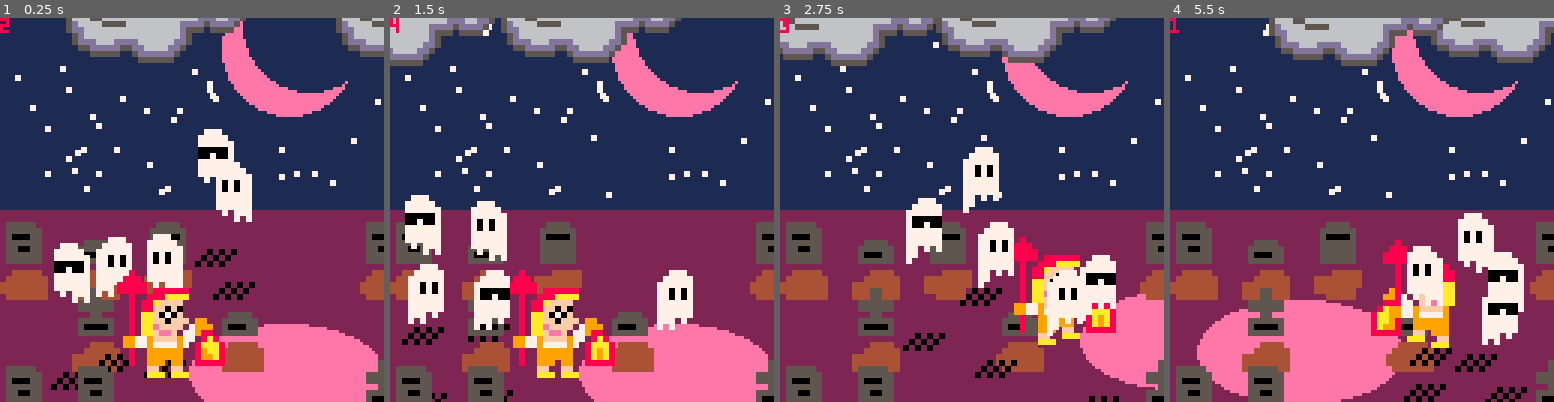
Above: before the commit, frames 1-4 (left to right).
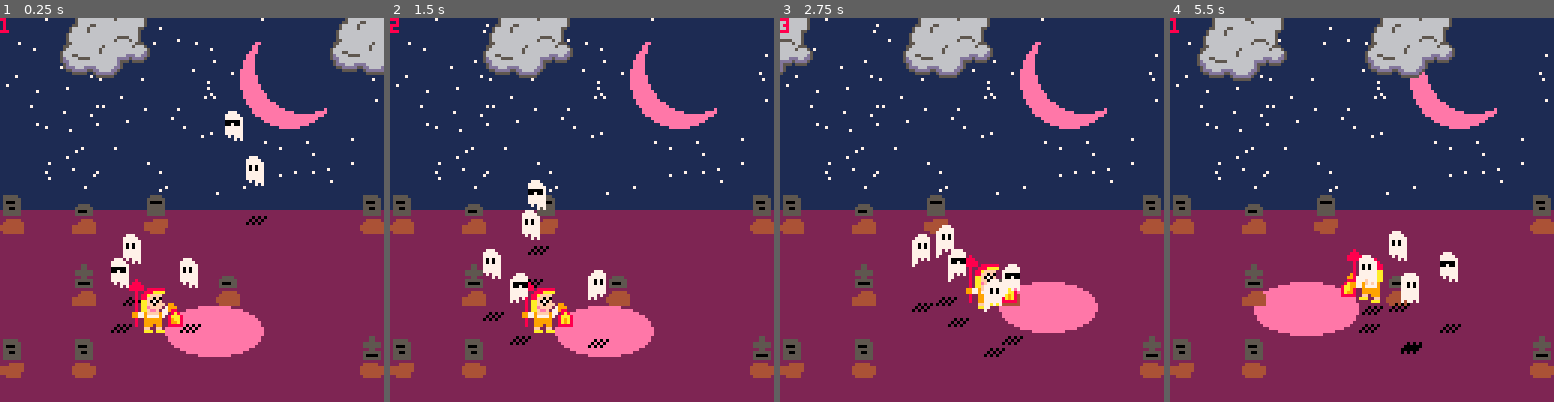
Above: after the commit, the same moments.

Repository: cmoles/ghost-hunter
Game: PICO-8 cartridge ghost_hunter.p8
Same seed, same stepped clock (60 frames per second), same inputs: the game is played once before the commit and once after it.
Inputs:
- Up to frame 1 (0.25 s): no input
- Up to frame 2 (1.5 s): tap X (X key) at 0.33, 1.07 s; tap O (Z key) at 0.7 s
- Up to frame 3 (2.75 s): hold Right 1.6-2.1 s; tap O (Z key) at 1.7, 2.1, 2.5 s; tap X (X key) at 1.85 s; hold Up 2.15-2.42 s; hold Right from 2.47 s (still down)
- Up to frame 4 (5.5 s): tap O (Z key) every 0.4 s from 2.9 to 5.3 s; tap X (X key) at 2.97, 4.08, 5.2 s; release Right at 3.03 s; hold Left 3.08-3.58 s; hold Down 3.63-3.97 s; hold Right 4.02-4.68 s; hold Up 4.73-5.03 s; hold Left from 5.08 s (still down)

The runs differ from the first frame. In frame 1, 38% of the frame differs, in the area x 0-100%, y 0-100%; in frame 2, 38%; in frame 3, 37%; in frame 4, 42%.

Commit message:
add zoom function

Diff:
--- a/ghost_hunter.p8
+++ b/ghost_hunter.p8
@@ -33,6 +33,8 @@
 	sprites={}
 
 	cemetary=cemetary_init()
+	cemetary:generate_graves()
+	cemetary:zoom_init(8)
 
 	player=player_new()
 	player:init()
@@ -1352,58 +1354,64 @@
 		graves={},
 	}
 
-	for j=0,num_grave_cols do
-		for k=0,num_grave_rows-1 do
-			local x=12*j*scalar
-			local y=50+12*k*scalar
-			local f=rnd({10,11,12,13})
-			local d=rnd({26,27,28,29})
-			local h=grave_height(f)
-			if on_path(j,k) then
-			elseif rnd(1)<0.4 then
-			else
-				add(world.graves,{
-					f=f,
-					x=x,
-					y=y,
-					d=d,
-					h=h,
-					--open=rnd(1)<0.2,
-					open=false,
-					update=update_grave,
-					draw=draw_grave,
-					draw_boundary=draw_grave_boundary,
-					draw_shadow=draw_grave_shadow,
+	function world:generate_graves()
+		for j=0,num_grave_cols do
+			for k=0,num_grave_rows-1 do
+				local x=12*j*scalar
+				local y=50+12*k*scalar
+				local f=rnd({10,11,12,13})
+				local d=rnd({26,27,28,29})
+				local h=grave_height(f)
+				if on_path(j,k) then
+				elseif rnd(1)<0.4 then
+				else
+					add(world.graves,{
+						f=f,
+						x=x,
+						y=y,
+						d=d,
+						h=h,
+						--open=rnd(1)<0.2,
+						open=false,
+						update=update_grave,
+						draw=draw_grave,
+						draw_boundary=draw_grave_boundary,
+						draw_shadow=draw_grave_shadow,
+					})
+				end
+			end
+		end
+
+		foreach(world.graves,function(g)
+			add(sprites,g)
+		end)
+	end
+
+	function world:init_clouds()
+		for i=1,num_clouds do
+			local cx=rnd(cloud_div/num_clouds)
+			local cdx=cloud_div*i-64+cx
+			add(world.clouds, {
+				x=cdx,
+				y=rnd_cloud_y(),
+				dx=rnd_cloud_dx(),
+				frame=70,
+			})
+		end
+	end
+
+	function world:init_stars()
+		for i=1,num_stars do
+			local sx=flr(rnd(128))
+			local sy=flr(rnd(60))
+			local rx=abs(sx-moon_x)>(moon_r+2)
+			local ry=abs(sy-moon_y)>(moon_r+2)
+			if rx or ry then
+				add(world.stars,{
+					x=sx,
+					y=sy,
 				})
 			end
-		end
-	end
-
-	foreach(world.graves,function(g)
-		add(sprites,g)
-	end)
-
-	for i=1,num_clouds do
-		local cx=rnd(cloud_div/num_clouds)
-		local cdx=cloud_div*i-64+cx
-		add(world.clouds, {
-			x=cdx,
-			y=rnd_cloud_y(),
-			dx=rnd_cloud_dx(),
-			frame=70,
-		})
-	end
-
-	for i=1,num_stars do
-		local sx=flr(rnd(128))
-		local sy=flr(rnd(60))
-		local rx=abs(sx-moon_x)>(moon_r+2)
-		local ry=abs(sy-moon_y)>(moon_r+2)
-		if rx or ry then
-			add(world.stars,{
-				x=sx,
-				y=sy,
-			})
 		end
 	end
 
@@ -1459,6 +1467,14 @@
 		return g
 	end
 
+	function world:zoom_init(size)
+		big_size=size
+		scalar=big_size/cell_size
+		init_scalars()
+		world:init_clouds()
+		world:init_stars()
+	end
+
 	function world:update()
 		world:update_clouds()
 	end
@@ -1602,6 +1618,22 @@
 
 function draw_star(s)
 	zset(s.x,s.y,7)
+end
+-->8
+--globals
+
+function init_scalars()
+	player_speed=.25*scalar
+	gravity=0.2*scalar
+	player_max_speed=1.5*scalar
+	y_scalar=.5*scalar
+	bound_width=4*scalar
+	bound_height=2*scalar
+	skeleton_crawl_speed=0.5*scalar
+	skeleton_float_speed=0.3*scalar
+	moon_r=16*sqrt(scalar)
+	moon_y=20-10*(scalar-1)
+	num_stars=100/scalar
 end
 __gfx__
 00000000118888881188888811888888119911110000000011181111000000000000000011111111111111111115511111111111111111110000000000000000
